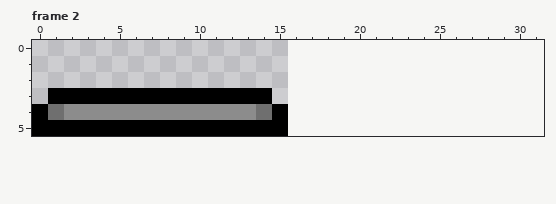
File history of a pixel-art file, res/creature/pressure_plate/idle.ase. The picture above is the old version.
16x6 pixels, 2 frames. Shown: frame 2. The old version is drawn lined up with the new one, on the new canvas. The commit also changed other frames, which this record leaves out.
Now the later version:
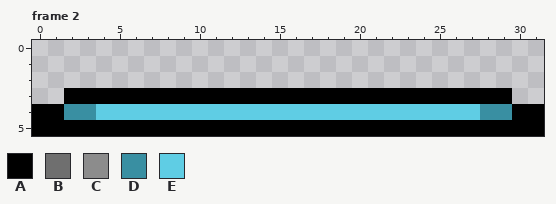
Palette (. is transparent): A #000000  B #6f6f6f  C #8c8c8c  D #398fa2  E #5fcde4
Edits made:
canvas 16x6 -> 32x6
Frame 2:
y 3: x 1 A -> .; x 15..29 ............... -> AAAAAAAAAAAAAAA
y 4: x 1..31 BCCCCCCCCCCCCBA................ -> ADDEEEEEEEEEEEEEEEEEEEEEEEEDDAA
y 5: x 16..31 ................ -> AAAAAAAAAAAAAAAA
Boxes around the changes in both pictures, in picture pixels (x1, y1, x2, y2):
changed: (48, 88, 544, 136)
